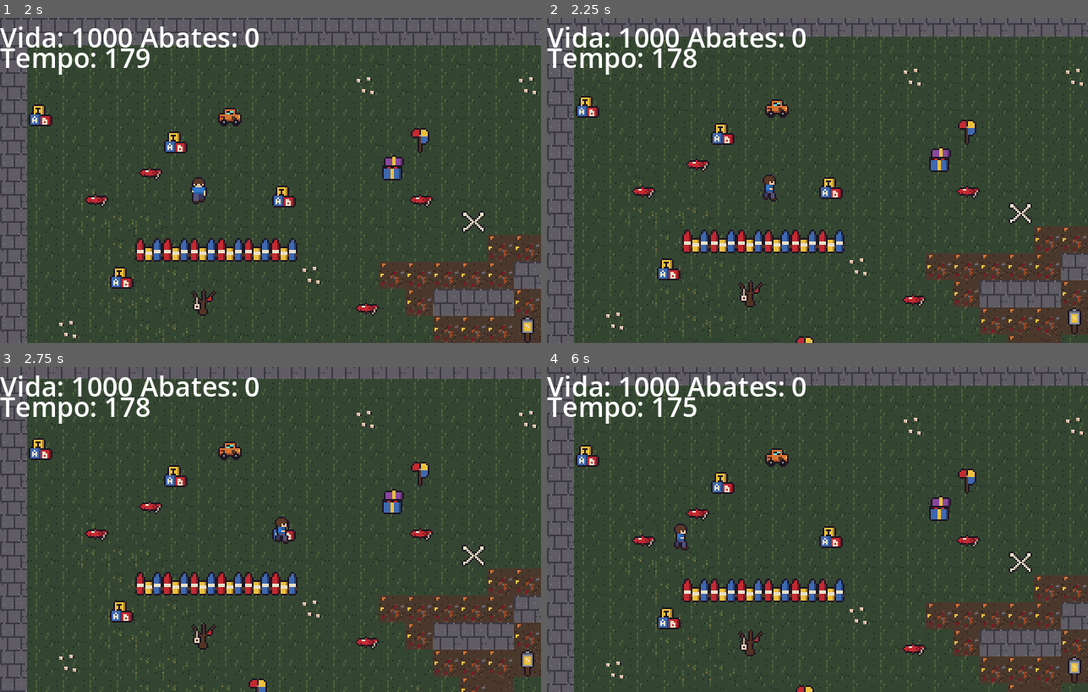
Above: before the commit, frames 1-4 (two rows, left to right).
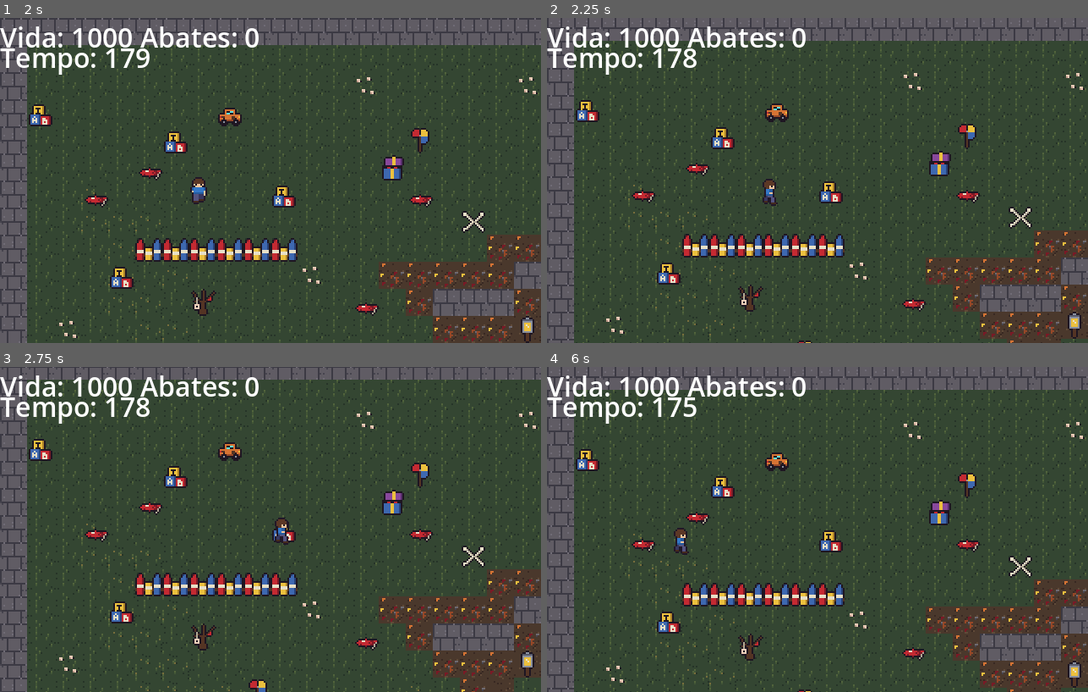
Above: after the commit, the same moments.

Repository: Olivetta21/jd2-olivetta21
Game: Godot game, scene res://scenes/cemiterio.tscn
Same seed, same stepped clock (60 frames per second), same inputs: the game is played once before the commit and once after it.
Inputs:
- Up to frame 1 (2 s): tap Enter (ui_accept) at 0.5, 0.77, 0.8, 1.07, 1.35, 1.52, 1.82 s; hold D (right) 0.53-1.28 s; tap Space (atacar) at 0.6, 1.55 s; hold S (down) from 1.28 s (still down)
- Up to frame 2 (2.25 s): release S (down) at 2.03 s; hold D (right) from 2.03 s (still down); tap Space (atacar) at 2.1 s
- Up to frame 3 (2.75 s): keep holding D (right); tap Enter (ui_accept) at 2.3 s
- Up to frame 4 (6 s): release D (right) at 2.78 s; hold W (up) 2.78-3.53 s; tap Space (atacar) at 2.85, 4.35, 5.1 s; tap Enter (ui_accept) at 3.02, 3.32, 3.6, 3.77, 4.07, 4.52, 4.82, 5.3, 5.85 s; hold A (left) 3.53-5.03 s; hold S (down) 5.03-5.78 s; hold D (right) from 5.78 s (still down)

Frame 1 is identical in both runs. In frame 2, 14% of the frame differs, in the area x 0-100%, y 1-100%; in frame 3, 4.1%; in frame 4, 14%.

Commit message:
feat: animação de ataque

Diff:
--- a/scenes/cemiterio.tscn
+++ b/scenes/cemiterio.tscn
@@ -51,10 +51,10 @@
 position = Vector2(809, 264)
 
 [node name="Marker2D3" type="Marker2D" parent="Nascedouros" unique_id=1063501542]
-position = Vector2(835, 774)
+position = Vector2(879, 788)
 
 [node name="Marker2D4" type="Marker2D" parent="Nascedouros" unique_id=1741006291]
-position = Vector2(333, 739)
+position = Vector2(319, 709)
 
 [node name="Marker2D5" type="Marker2D" parent="Nascedouros" unique_id=49935499]
 position = Vector2(977, 504)
--- a/scenes/jogador.tscn
+++ b/scenes/jogador.tscn
@@ -2,6 +2,7 @@
 
 [ext_resource type="Script" uid="uid://b6wagcrgxbem" path="res://scripts/jogador.gd" id="1_uahlj"]
 [ext_resource type="Texture2D" uid="uid://daff3ya81046e" path="res://sprites/personagem.png" id="1_vwxko"]
+[ext_resource type="Texture2D" uid="uid://cc1nvgwfcewnj" path="res://sprites/cemiterio_brinquedos_128x128(.png" id="3_g1ob3"]
 
 [sub_resource type="AtlasTexture" id="AtlasTexture_uahlj"]
 atlas = ExtResource("1_vwxko")
@@ -192,6 +193,35 @@
 
 [sub_resource type="CircleShape2D" id="CircleShape2D_v5v4v"]
 radius = 20.0
+
+[sub_resource type="AtlasTexture" id="AtlasTexture_hw1g5"]
+atlas = ExtResource("3_g1ob3")
+region = Rect2(0, 112, 16, 16)
+
+[sub_resource type="AtlasTexture" id="AtlasTexture_j8dhb"]
+atlas = ExtResource("3_g1ob3")
+region = Rect2(16, 112, 16, 16)
+
+[sub_resource type="AtlasTexture" id="AtlasTexture_lymcn"]
+atlas = ExtResource("3_g1ob3")
+region = Rect2(32, 112, 16, 16)
+
+[sub_resource type="SpriteFrames" id="SpriteFrames_m4o7o"]
+animations = [{
+"frames": [{
+"duration": 1.0,
+"texture": SubResource("AtlasTexture_hw1g5")
+}, {
+"duration": 1.0,
+"texture": SubResource("AtlasTexture_j8dhb")
+}, {
+"duration": 1.0,
+"texture": SubResource("AtlasTexture_lymcn")
+}],
+"loop": 0,
+"name": &"golpe",
+"speed": 30.0
+}]
 
 [node name="jogador" type="CharacterBody2D" unique_id=898078378 groups=["player"]]
 collision_layer = 2
@@ -215,6 +245,7 @@
 limit_right = 1024
 limit_bottom = 1024
 position_smoothing_enabled = true
+position_smoothing_speed = 4.0
 
 [node name="Hurtbox" type="Area2D" parent="." unique_id=1687190537]
 collision_layer = 0
@@ -231,10 +262,11 @@
 position = Vector2(0, 2)
 shape = SubResource("CircleShape2D_v5v4v")
 
-[node name="Golpe" type="ColorRect" parent="Ataque" unique_id=1504487307]
+[node name="AnimatedSprite2D" type="AnimatedSprite2D" parent="Ataque" unique_id=57891208]
 visible = false
-offset_left = -20.0
-offset_top = -18.0
-offset_right = 20.0
-offset_bottom = 22.0
-color = Color(1, 1, 1, 0.3529412)
+position = Vector2(-2, 0)
+scale = Vector2(4, 4)
+sprite_frames = SubResource("SpriteFrames_m4o7o")
+animation = &"golpe"
+frame = 2
+frame_progress = 0.6358479
--- a/scripts/jogador.gd
+++ b/scripts/jogador.gd
@@ -14,20 +14,20 @@
 
 @onready var anim: AnimatedSprite2D = $AnimatedSprite2D
 @onready var ataque: Area2D = $Ataque
-@onready var golpe: ColorRect = $Ataque/Golpe
+@onready var anim_golpe: AnimatedSprite2D = $Ataque/AnimatedSprite2D
 
 var status: PlayerState = PlayerState.IDLE
 var invencivel := false
 var tempo_no_estado := 0.0
 var dano_do_ataque_aplicado := false
 
-const TEMPO_ATAQUE := 0.4
-const TEMPO_GOLPE := 0.1
 const TEMPO_HURT := 1.0
 
 func _ready() -> void:
 	anim.stop()
-	golpe.visible = false
+	anim_golpe.stop()
+	anim_golpe.visible = false
+	anim_golpe.animation_finished.connect(_on_golpe_animation_finished)
 	mudar_estado(PlayerState.IDLE)
 
 func mudar_estado(novo_estado: PlayerState) -> void:
@@ -45,13 +45,15 @@
 			pass
 		PlayerState.ATTACK:
 			dano_do_ataque_aplicado = false
-			golpe.visible = true
+			anim_golpe.visible = true
+			anim_golpe.play("golpe")
 		PlayerState.HURT:
 			invencivel = true
 			modulate.a = 0.4
 		PlayerState.DEATH:
 			velocity = Vector2.ZERO
-			golpe.visible = false
+			anim_golpe.stop()
+			anim_golpe.visible = false
 
 func _physics_process(delta: float) -> void:
 	match status:
@@ -60,7 +62,7 @@
 		PlayerState.MOVING:
 			estado_movendo()
 		PlayerState.ATTACK:
-			estado_atacando(delta)
+			estado_atacando()
 		PlayerState.HURT:
 			estado_ferido(delta)
 		PlayerState.DEATH:
@@ -86,19 +88,20 @@
 	if direcao == Vector2.ZERO:
 		mudar_estado(PlayerState.IDLE)
 
-func estado_atacando(delta: float) -> void:
-	tempo_no_estado += delta
+func estado_atacando() -> void:
 	ler_direcao()
 
 	if not dano_do_ataque_aplicado:
 		aplicar_dano_do_ataque()
 		dano_do_ataque_aplicado = true
 
-	if tempo_no_estado >= TEMPO_GOLPE:
-		golpe.visible = false
-	if tempo_no_estado >= TEMPO_ATAQUE:
-		var proximo_estado := PlayerState.MOVING if Input.get_vector("left", "right", "up", "down") != Vector2.ZERO else PlayerState.IDLE
-		mudar_estado(proximo_estado)
+func _on_golpe_animation_finished() -> void:
+	if status != PlayerState.ATTACK or anim_golpe.animation != &"golpe":
+		return
+
+	anim_golpe.visible = false
+	var proximo_estado := PlayerState.MOVING if Input.get_vector("left", "right", "up", "down") != Vector2.ZERO else PlayerState.IDLE
+	mudar_estado(proximo_estado)
 
 func estado_ferido(delta: float) -> void:
 	tempo_no_estado += delta
